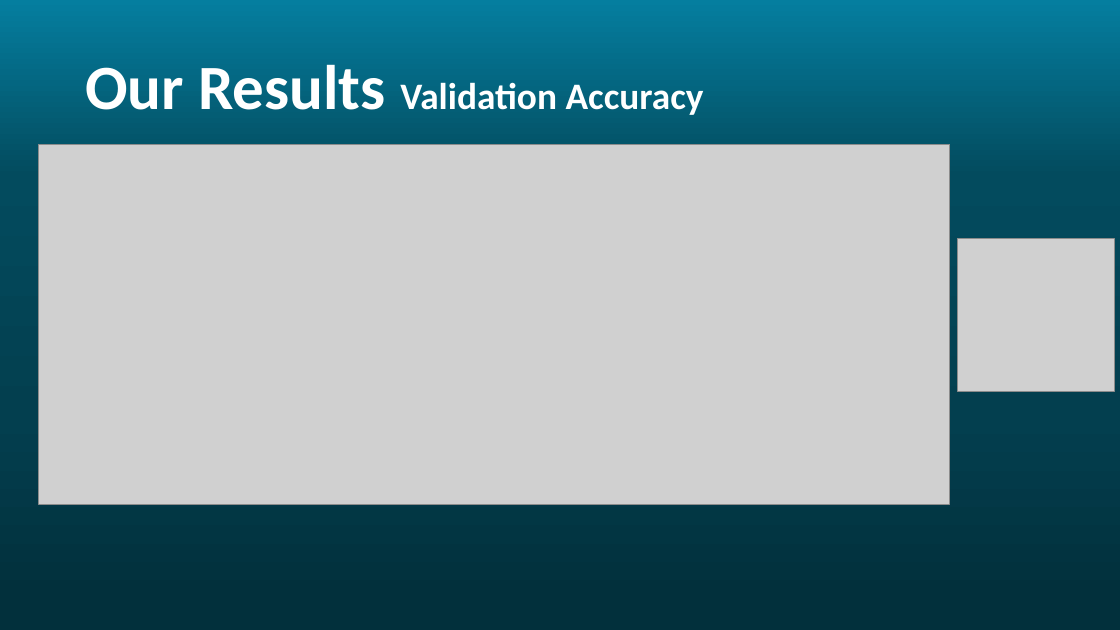
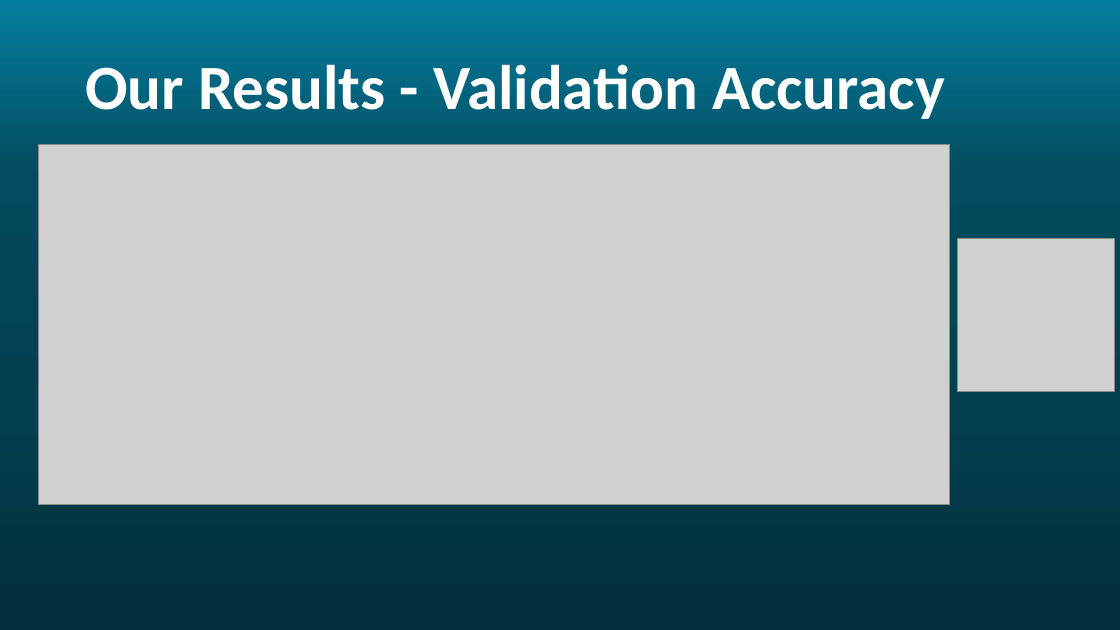
Before and after one commit to Rotem-and-Noam/Ada-STFT, a slide deck: slide 13 of images/AdaSTFT.pptx. Drawn at 1120x630 pixels with LibreOffice and Linux fonts; fonts in the diff are those of the drawing; grey boxes stand for pictures; background and template pictures are left out. Boxes give left, top, right and bottom in pixels: in the first picture for what was removed or moved away, otherwise in the second. Text is boxed around its words. In the diff, an @@ line names an element or a change of style, - is before the commit and + after.

```diff
--- a/images/AdaSTFT.pptx
+++ b/images/AdaSTFT.pptx
@@ title at box(85, 64, 945, 119): text changed; size 32 to 54 pt @@
-Our Results Validation Accuracy
+Our Results - Validation Accuracy
```
Also in this commit, not shown: 6 other slides changed.
